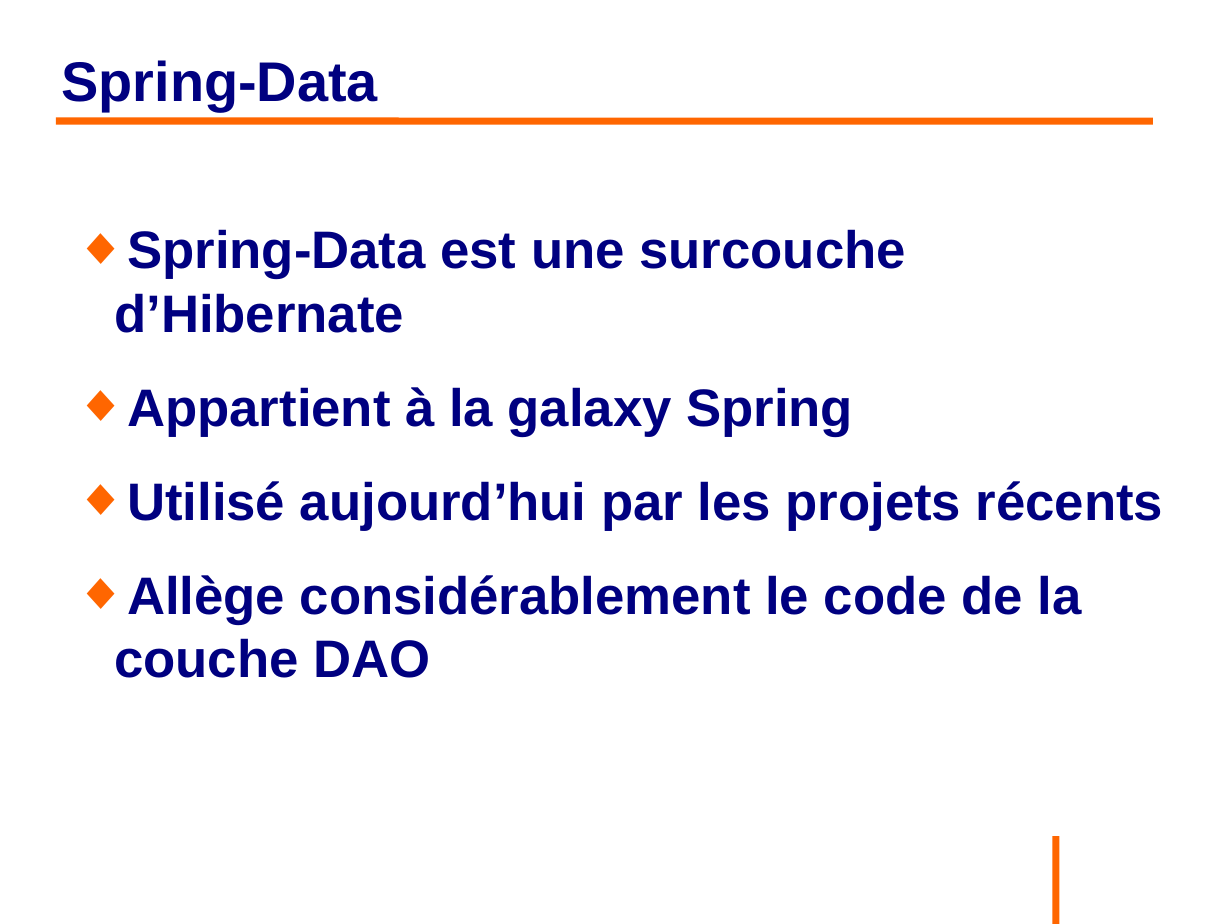
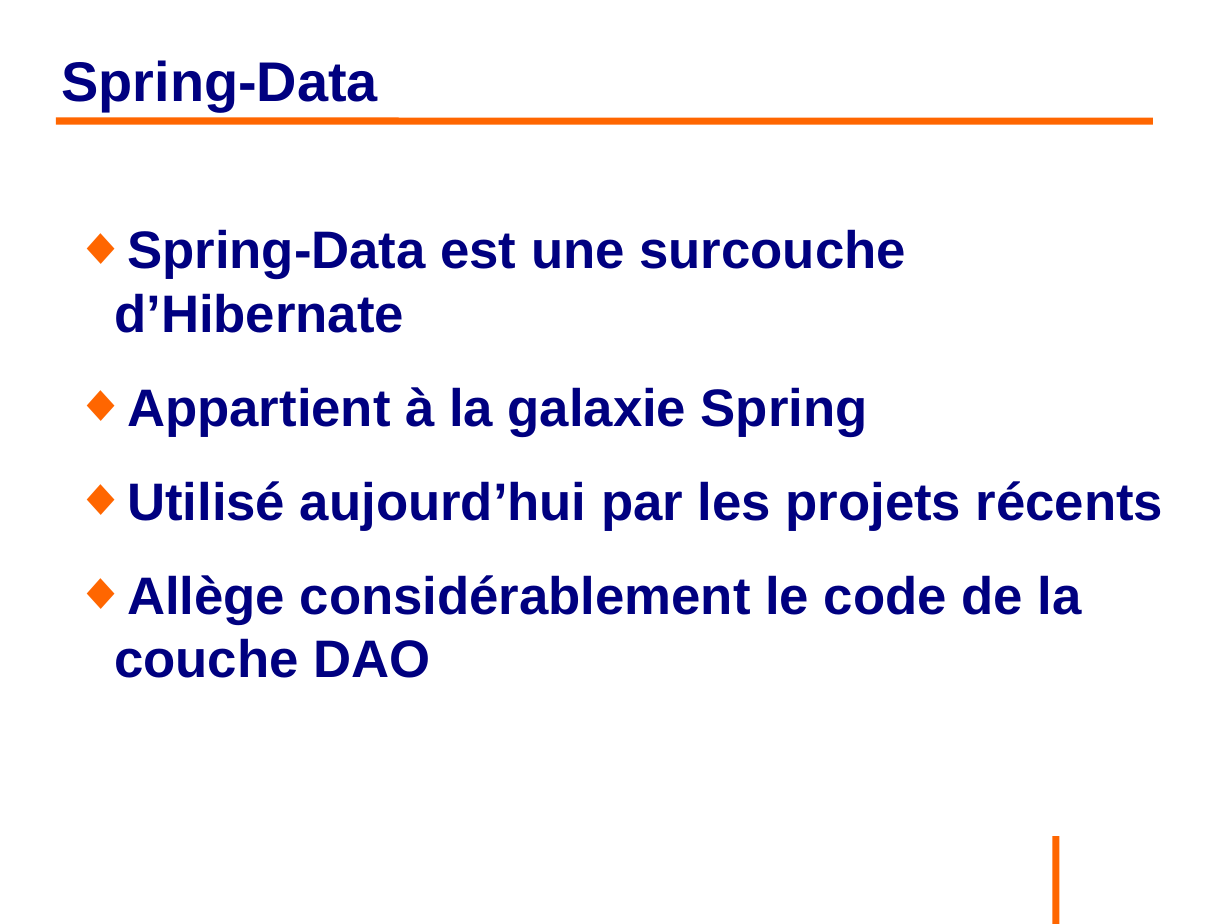
Before and after one commit to philphils/formation-hibernate-avancee, a slide deck: slide 26 of Documentation/diapo_formation_hibernate_avancee.odp. Drawn at 1232x924 pixels with LibreOffice and Linux fonts; fonts in the diff are those of the drawing; background and template pictures are left out. Boxes give left, top, right and bottom in pixels: in the first picture for what was removed or moved away, otherwise in the second. Text is boxed around its words. In the diff, an @@ line names an element or a change of style, - is before the commit and + after.

```diff
--- a/Documentation/diapo_formation_hibernate_avancee.odp
+++ b/Documentation/diapo_formation_hibernate_avancee.odp
@@ text at (127,387,868,437): text changed @@
-◆ Appartient à la galaxy Spring
+◆ Appartient à la galaxie Spring
```
Also in this commit, not shown: 7 other slides changed.
